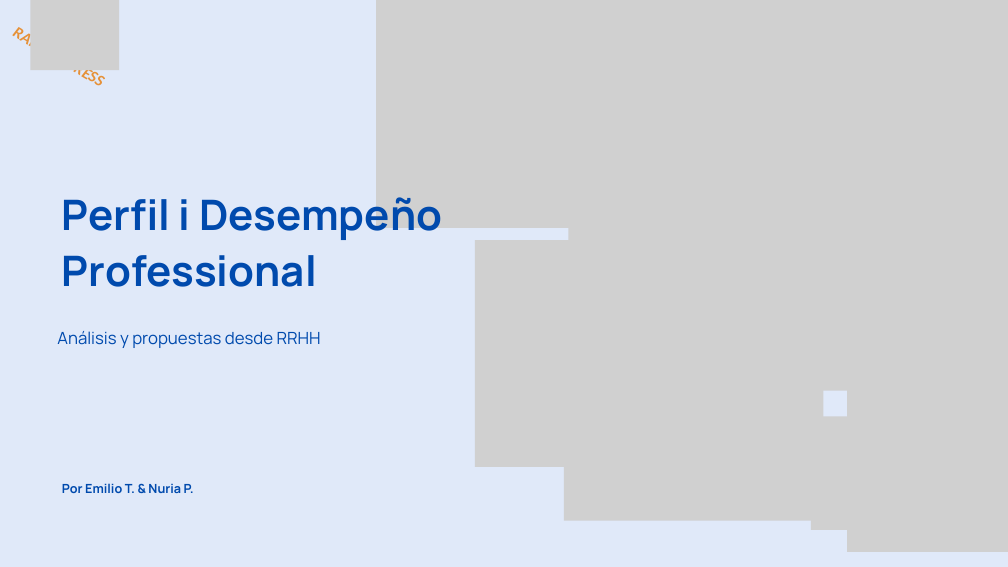
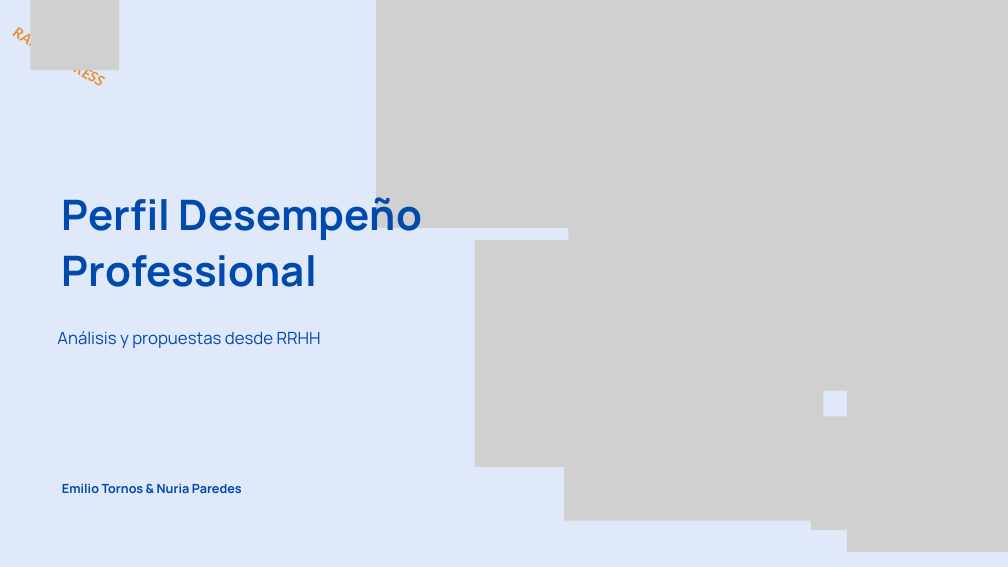
Before and after one commit to ITACADEMYprojectes/ProjecteData, a slide deck: slide 1 of Equip_28/Results/Analisis_PAP_and_ABL_RapidExpres_2026_04_05.pptx. Drawn at 1008x567 pixels with LibreOffice and Linux fonts; fonts in the diff are those of the drawing; grey boxes stand for pictures. Boxes give left, top, right and bottom in pixels: in the first picture for what was removed or moved away, otherwise in the second. Text is boxed around its words. In the diff, an @@ line names an element or a change of style, - is before the commit and + after.

```diff
--- a/Equip_28/Results/Analisis_PAP_and_ABL_RapidExpres_2026_04_05.pptx
+++ b/Equip_28/Results/Analisis_PAP_and_ABL_RapidExpres_2026_04_05.pptx
@@ text at [62,191,422,287]: text changed @@
-Perfil i Desempeño Professional
+Perfil Desempeño Professional
@@ text at [62,483,242,493]: text changed @@
-Por Emilio T. & Nuria P.
+Emilio Tornos & Nuria Paredes
```
Also in this commit, not shown: 8 other slides changed.
